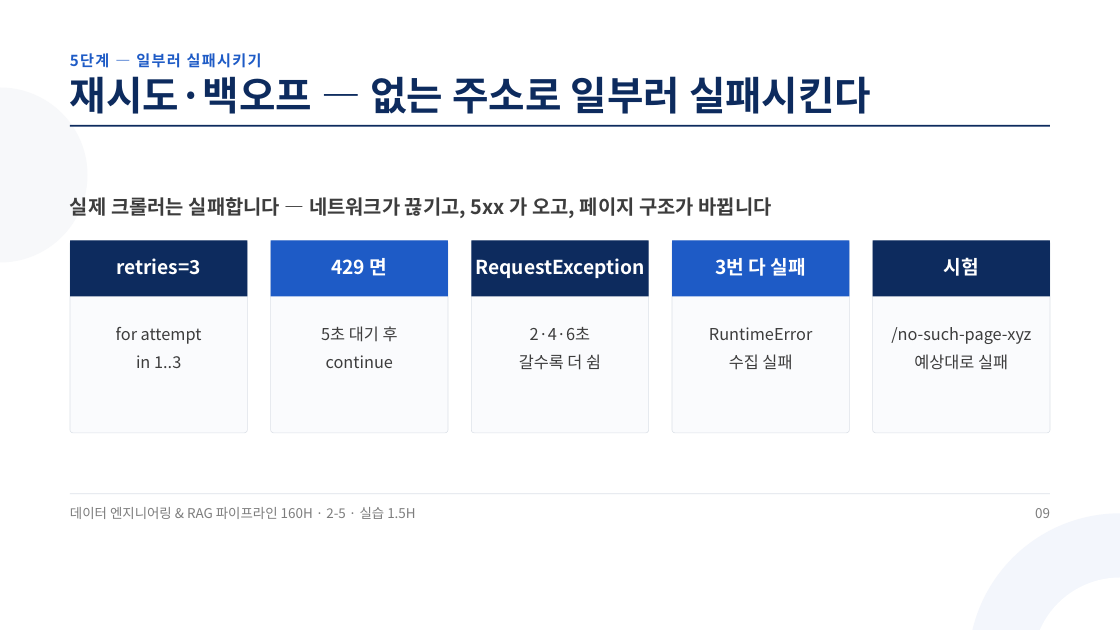
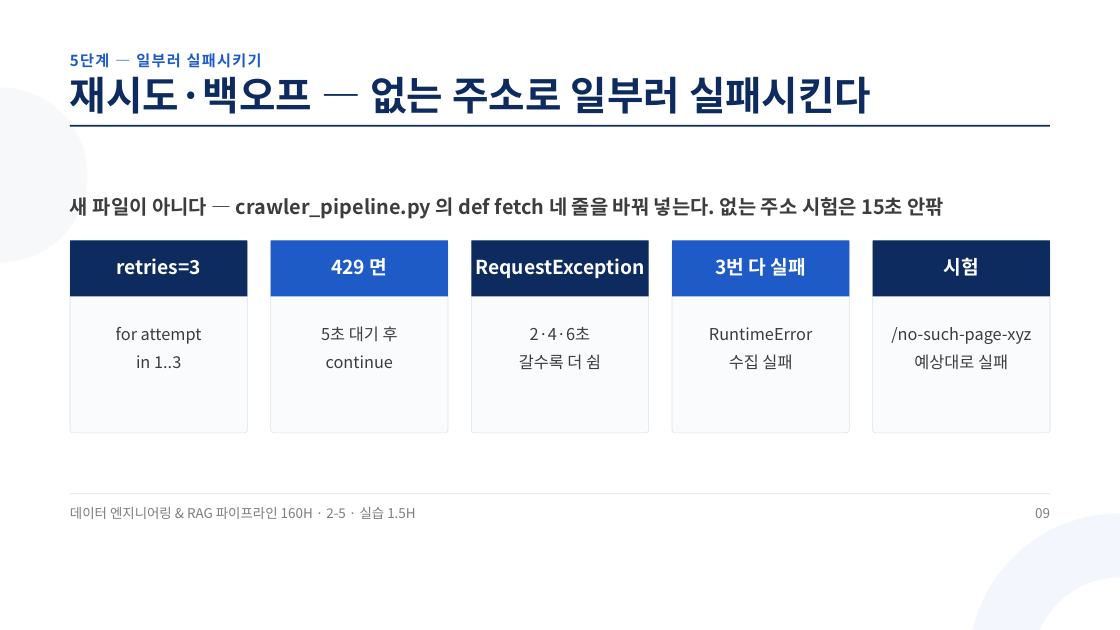
Before and after one commit to aebonlee/materials, a slide deck: slide 9 of data-eng/decks/w2d5s3.pptx. Drawn at 1120x630 pixels with LibreOffice and Linux fonts; fonts in the diff are those of the drawing. Boxes give left, top, right and bottom in pixels: in the first picture for what was removed or moved away, otherwise in the second. Text is boxed around its words. In the diff, an @@ line names an element or a change of style, - is before the commit and + after.

```diff
--- a/data-eng/decks/w2d5s3.pptx
+++ b/data-eng/decks/w2d5s3.pptx
@@ text at box(70, 197, 945, 219): text changed @@
-실제 크롤러는 실패합니다 — 네트워크가 끊기고, 5xx 가 오고, 페이지 구조가 바뀝니다
+새 파일이 아니다 — crawler_pipeline.py 의 def fetch 네 줄을 바꿔 넣는다. 없는 주소 시험은 15초 안팎
```
Also in this commit, not shown: 5 other slides changed, 11 other files.
